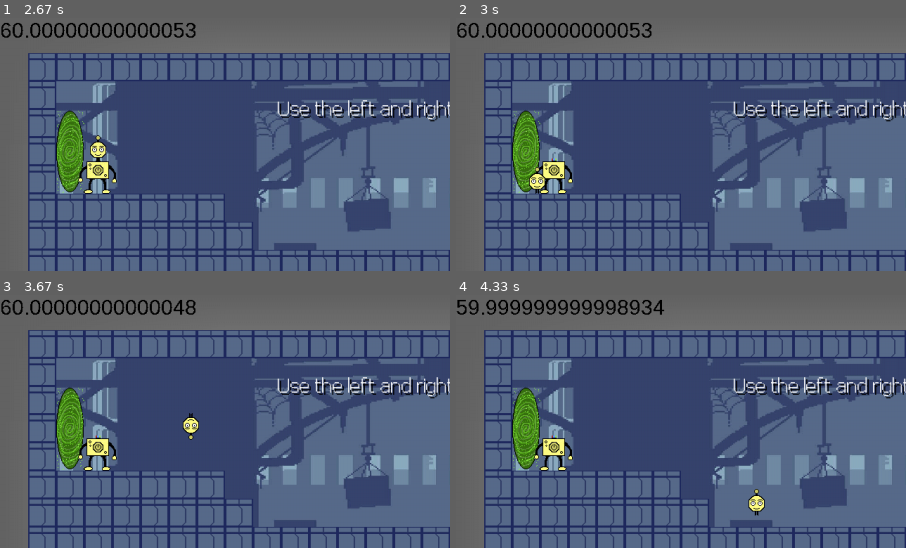
Above: before the commit, frames 1-4 (two rows, left to right).
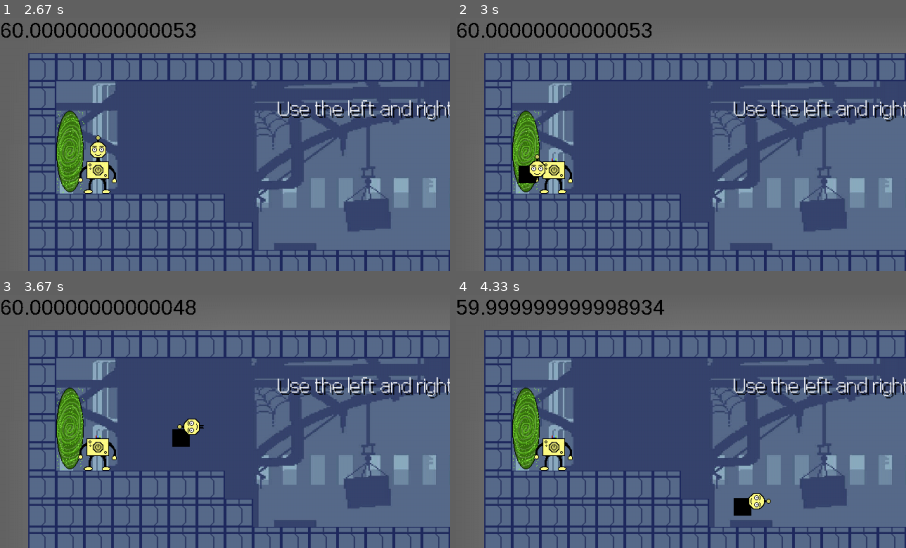
Above: after the commit, the same moments.

Repository: MartinWho2/Mobile_game_jam
Game: pygame game, started from main.py
Two runs of this game, one before a commit and one after it. Both use one fixed random seed, a clock stepped at 60 frames per second and the inputs below.
Inputs (mouse positions are % of the whole screen's width and height, from its top left):
- Up to frame 1 (2.67 s): click (46, 54) at 0.38 s; press the mouse at (28, 61) at 0.7 s; move the mouse to (45, 60) at 0.8 s; release the mouse at (62, 59) at 0.93 s; press the mouse at (28, 41) at 2.03 s; move the mouse to (23, 39) at 2.13 s; release the mouse at (19, 37) at 2.27 s; click (20, 33) at 2.38 s
- Up to frame 2 (3 s): click (60, 84) at 2.72 s
- Up to frame 3 (3.67 s): hold D 3-3.47 s; hold W from 3.5 s (still down)
- Up to frame 4 (4.33 s): release W at 3.8 s; hold D 3.83-4.3 s
The pictures show only the part of the screen within x 0-50%, y 0-50%; the shares and areas given below are measured in that part.

Frame 1 is identical in both runs. In frame 2, 0.6% of the frame differs, in the area x 13-20%, y 53-70%; in frame 3, 0.5%; in frame 4, 0.5%.

Commit message:
Tests with hitboxes

Diff:
--- a/game.py
+++ b/game.py
@@ -112,7 +112,7 @@
         self.player = Player(pygame.Vector2(0, 100), self.map, self.tile_size, self.window, self.path,
                              self.collidable_sprites, [self.player_sprite], self.arm_sprite, )
         self.head = Head(pygame.Vector2(0, 0), self.map, self.tile_size, self.window, self.path,
-                         self.collidable_sprites, [self.head_sprite])
+                         self.collidable_sprites, [self.head_sprite], self.player.speed)
         self.player_or_head = True  # Player is True, head is False
         self.arm_detached = False
 
--- a/head.py
+++ b/head.py
@@ -4,11 +4,13 @@
 
 class Head(Moving_sprite):
     def __init__(self, player_pos: pygame.Vector2, tiles, tile_size: int, window: pygame.Surface, path: str,
-                 groups_colliding, head_sprite_group):
+                 groups_colliding, head_sprite_group, player_speed):
         self.image = pygame.image.load(path + 'media/head.png').convert_alpha()
         self.path = path
         super().__init__(player_pos, self.image, round(tile_size * 5 / 8), tiles, tile_size, groups_colliding,
                          head_sprite_group)
+        self.on_ground = False
+        self.is_jumping = True
         self.window = window
         self.w, self.h = self.window.get_size()
         self.state = 'jump'
@@ -16,15 +18,18 @@
         idle_mask = pygame.mask.from_surface(self.idle_mask)
         self.masks = {"idle": idle_mask}
         self.idle_idle_mask = idle_mask
-        self.animate_detachment()
+        self.animate_detachment(player_speed)
         self.rect_collision = self.mask.get_rect(midbottom=(self.rect.right,self.rect.bottom+self.rect.h))
+        self.rect.w *= 2
+        self.rect.h *= 2
 
-    def animate_detachment(self):
-        self.speed = pygame.Vector2(-self.w / 200, self.w / 200)
-
+    def animate_detachment(self,speed:pygame.Vector2):
+        self.speed = speed.copy()
     def move(self, game, dt):
         # Key input
         self.speed.x = 0
+        pygame.draw.rect(game.window,"black",(self.rect_collision.x,self.rect_collision.y,
+                                              self.rect_collision.w,self.rect_collision.h))
         if game.buttons[game.button_left] is not False:
             self.speed.x += -self.w / 230 * dt
         if game.buttons[game.button_right] is not False:
--- a/main.py
+++ b/main.py
@@ -5,7 +5,6 @@
 from os import environ
 import time
 from head import Head
-from pygame._sdl2 import touch
 
 pygame.init()
 window = pygame.display.set_mode((1280, 720))
@@ -35,7 +34,6 @@
     in_game = False
     game = Game(window, path)
     menu = Menu(window, path)
-    tactile = touch.get_num_devices()
     before = time.time()
     icon = pygame.image.load(path+"media/icon.png")
     pygame.display.set_icon(icon)
@@ -101,14 +99,13 @@
                                 game.arms_available -= 1
                             game.buttons[value[0]] = False
                             value[0].click(False)
-
-                            if game.pause_button.rect.collidepoint(x, y):
-                                in_game = False
-                                menu.state = 4
-                                game.music.stop()
-                                game.music.play(game.menu_music,-1)
-                            elif game.reset_button.rect.collidepoint(x, y):
-                                game.restart()
+                    if game.pause_button.rect.collidepoint(x, y):
+                        in_game = False
+                        menu.state = 4
+                        game.music.stop()
+                        game.music.play(game.menu_music,-1)
+                    elif game.reset_button.rect.collidepoint(x, y):
+                        game.restart()
 
                 elif event.type == pygame.MOUSEBUTTONDOWN:
                     if game.action_button.rect.collidepoint(event.pos):
@@ -164,7 +161,7 @@
                         game.action2_button.click(False)
                         if game.player_or_head:
                             game.head = Head(pygame.Vector2(game.player.pos.x,game.player.pos.y), game.map, game.tile_size, game.window, game.path,
-                                             game.collidable_sprites, [game.head_sprite])
+                                             game.collidable_sprites, [game.head_sprite],game.player.speed)
                             game.player.state = f"without_head_{game.arms_available}"
                             game.player_or_head = not game.player_or_head
                             game.action_button.image = game.action_button.images_with_head["head"]
--- a/moving_sprite.py
+++ b/moving_sprite.py
@@ -20,7 +20,9 @@
         self.rect = self.image.get_rect()
         self.rect.x, self.rect.y = pos.x, pos.y
         self.speed = pygame.Vector2(0, 0)
-        self.gravity, self.friction = self.tile_size / 128, -0.2
+        self.gravity = self.tile_size / 128
+        self.friction = - self.gravity * 1.56
+        self.MAX_SPEED = 30 * self.gravity
         self.is_jumping = False
         self.on_ground = True
         self.max_speed = 10
@@ -30,6 +32,7 @@
         self.on_platform = False
         self.was_on_platform = 0
         self.map_size = [len(self.tiles), len(self.tiles[0])]
+        self.state = None
 
     def collide_with_mask(self, mask, pos_mask):
         return self.mask.overlap_mask(mask, (pos_mask[0] - self.rect.x, pos_mask[1] - self.rect.y))
@@ -48,7 +51,8 @@
             for r_index, row in enumerate(self.tiles):
                 for c_index, item in enumerate(row):
                     tile = item
-                    if tile != 0:
+                    if tile != 0 and self.rect.colliderect((c_index*self.tile_size, r_index*self.tile_size,
+                                                            self.tile_size, self.tile_size)):
                         mask = self.collide_with_mask(self.tile, (c_index * self.tile_size, r_index * self.tile_size))
                         if mask.count():
                             if item == 2 and breaking:
@@ -142,6 +146,8 @@
     def fall(self, dt):
         self.pos.y += 0.5 * self.gravity * (dt ** 2) + self.speed.y * dt
         self.speed.y += self.gravity * dt
+        if self.speed.y > self.MAX_SPEED:
+            self.speed.y = self.MAX_SPEED
         self.rect.y = round(self.pos.y)
         hits = self.check_collision()
         self.collide(hits, True)
